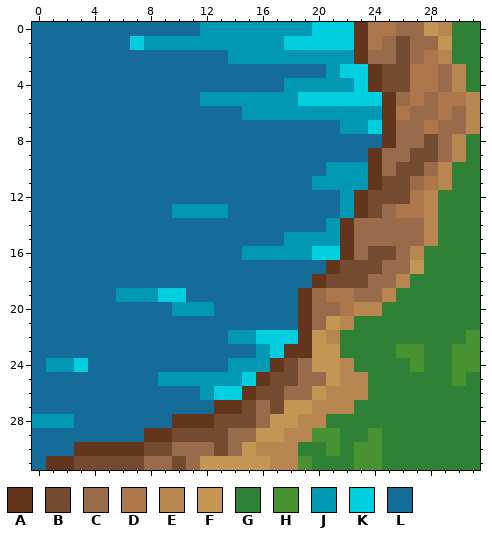
A pixel-art sprite gets an edit: Game/sprite/NWRiver.png. Above, as it was before the edit.
The file is 32x32 pixels.
Palette (. is transparent): A #62351c  B #744b30  C #996b4a  D #ae764b  E #b88751  F #c39753  G #2f8136  H #499231  J #0098b2  K #00cfdf  L #156c99
Pixels before, first column x 0:
 0 LLLLLLLLLLLLJJJJJJJJKKKADDCCFEGG
 1 LLLLLLLKJJJJJJJJJJKKKKKADCBCCFGG
 2 LLLLLLLLLLLLLLJJJJJJJJJACCBCDEGG
 3 LLLLLLLLLLLLLLLLLLLLLJKKABBDDCEG
 4 LLLLLLLLLLLLLLLLLLJJJJJKABBDDCEG
 5 LLLLLLLLLLLLJJJJJJJKKKKKKACDCDDE
 6 LLLLLLLLLLLLLLLJJJJJJJJJJADCCDCE
 7 LLLLLLLLLLLLLLLLLLLLLLJJKACCDCCE
 8 LLLLLLLLLLLLLLLLLLLLLLLLLACCBCEG
 9 LLLLLLLLLLLLLLLLLLLLLLLLACCBBCEG
10 LLLLLLLLLLLLLLLLLLLLLJJJACBBCEGG
11 LLLLLLLLLLLLLLLLLLLLJJJJABBCDEGG
12 LLLLLLLLLLLLLLLLLLLLLLJABBBDEGGG
13 LLLLLLLLLLJJJJLLLLLLLLJABCDDEGGG
14 LLLLLLLLLLLLLLLLLLLLLJACCCCCEGGG
15 LLLLLLLLLLLLLLLLLLJJJJACCCCCEGGG
16 LLLLLLLLLLLLLLLJJJJJKKACBBCEGGGG
17 LLLLLLLLLLLLLLLLLLLLLABBBCCFGGGG
18 LLLLLLLLLLLLLLLLLLLLABBBCCEGGGGG
19 LLLLLLJJJKKLLLLLLLLACDDCCEGGGGGG
20 LLLLLLLLLLJJJLLLLLLACCDEEGGGGGGG
21 LLLLLLLLLLLLLLLLLLLACFEGGGGGGGGG
22 LLLLLLLLLLLLLLJJKKKAFEGGGGGGGGGH
23 LLLLLLLLLLLLLLLLJKAAFFGGGGHHGGHH
24 LJJKLLLLLLLLLLJJJABCFFEGGGGHGGHH
25 LLLLLLLLLJJJJJJKABBCCFEEGGGGGGHG
26 LLLLLLLLLLLLJKKABBCCFEEEGGGGGGGG
27 LLLLLLLLLLLLLAABCBFFEEEGGGGGGGGG
28 JJJLLLLLLLAAABBBCFFEEGGGGGGGGGGG
29 LLLLLLLLAABBBBCCFFEEHHGGHGGGGGGG
30 LLLAAAAABBCCCBCFEEEGGHGHHGGGGGGG
31 LAABBBBBCCBCFFFFFEEHGGGHHGGGGGGG
After the commit:
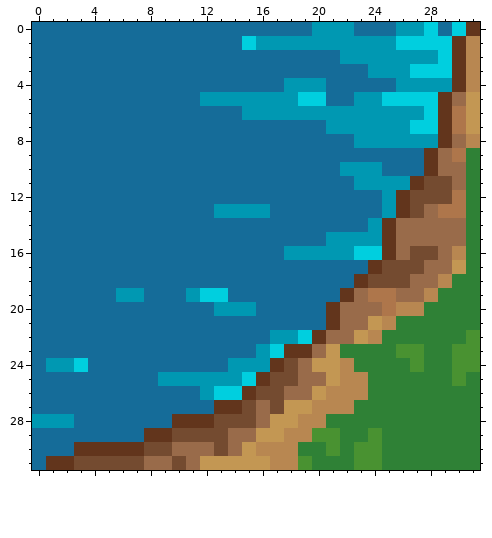
Changes in this commit:
{"y":0,"x":12,"old":"JJJJJJJJKKKADDCCFEGG","new":"LLLLLLLLJJJLLLJJKLKA"}
{"y":1,"x":7,"old":"KJJJJJJJJ","new":"LLLLLLLLK"}
{"y":1,"x":18,"old":"KKKKKADCBCCFGG","new":"JJJJJJJJKKKKAE"}
{"y":2,"x":14,"old":"JJJJJJJJ","new":"LLLLLLLL"}
{"y":2,"x":23,"old":"ACCBCDEGG","new":"JJJJJJKAE"}
{"y":3,"x":21,"old":"JKKABBDDCEG","new":"LLLJJJKKKAE"}
{"y":4,"x":21,"old":"JJKABBDDCEG","new":"LLLLLJJJJAE"}
{"y":5,"x":21,"old":"KKKKACDCDDE","new":"LLJJKKKKACF"}
{"y":6,"x":25,"old":"ADCCDCE","new":"JJJKADF"}
{"y":7,"x":21,"old":"L","new":"J"}
{"y":7,"x":24,"old":"KACCDCCE","new":"JJJKKADF"}
{"y":8,"x":23,"old":"LLACCBCEG","new":"JJJJJJACE"}
{"y":9,"x":24,"old":"ACCBB","new":"LLLLA"}
{"y":9,"x":30,"old":"E","new":"D"}
{"y":10,"x":21,"old":"J","new":"L"}
{"y":10,"x":24,"old":"ACBBCEG","new":"JLLLACC"}
{"y":11,"x":20,"old":"JJJ","new":"LLL"}
{"y":11,"x":24,"old":"ABBCDEG","new":"JJJABBC"}
{"y":12,"x":22,"old":"JABBBDEGG","new":"LLLJABBBD"}
{"y":13,"x":10,"old":"JJJ","new":"LLL"}
{"y":13,"x":14,"old":"LLL","new":"JJJ"}
{"y":13,"x":22,"old":"JABCDDEGG","new":"LLLJABCDD"}
{"y":14,"x":21,"old":"JACCC","new":"LLLJA"}
{"y":14,"x":28,"old":"EGG","new":"CCC"}
{"y":15,"x":18,"old":"JJJ","new":"LLL"}
{"y":15,"x":22,"old":"ACCC","new":"JJJA"}
{"y":15,"x":28,"old":"EGG","new":"CCC"}
{"y":16,"x":15,"old":"JJJ","new":"LLL"}
{"y":16,"x":20,"old":"KKACBB","new":"JJJKKA"}
{"y":16,"x":27,"old":"EGGG","new":"BBCE"}
{"y":17,"x":21,"old":"ABBBCCFGGG","new":"LLLABBBCCF"}
{"y":18,"x":20,"old":"ABBBCCEGGG","new":"LLLABBBCCE"}
{"y":19,"x":8,"old":"JKKLLL","new":"LLLJKK"}
{"y":19,"x":19,"old":"ACDD","new":"LLLA"}
{"y":19,"x":24,"old":"CEGGG","new":"DDCCE"}
{"y":20,"x":10,"old":"JJJLLL","new":"LLLJJJ"}
{"y":20,"x":19,"old":"ACCDEEGGG","new":"LLACCCDEE"}
{"y":21,"x":19,"old":"ACFEGGG","new":"LLACCFE"}
{"y":22,"x":14,"old":"JJKKKAFEGGG","new":"LLLJJKACCFE"}
{"y":23,"x":20,"old":"F","new":"C"}
